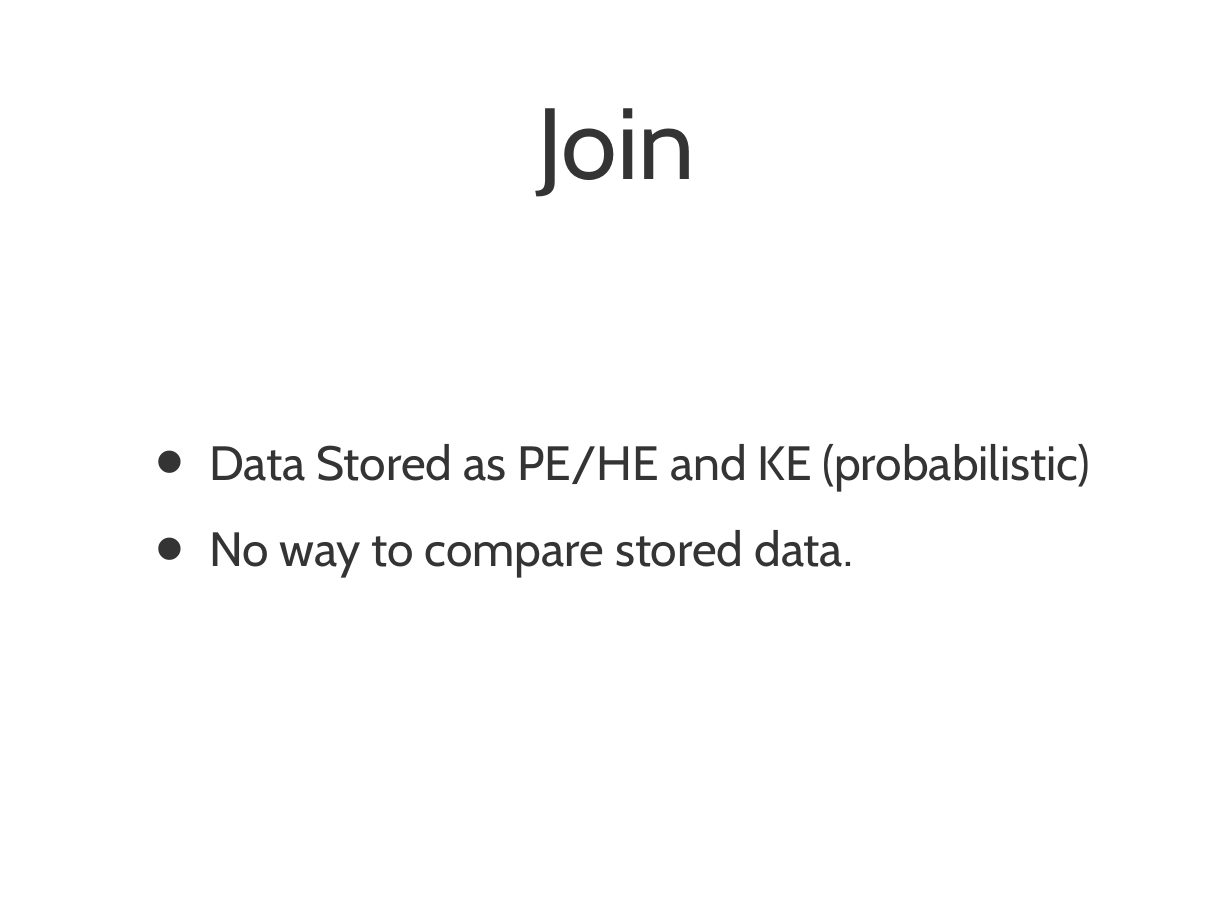
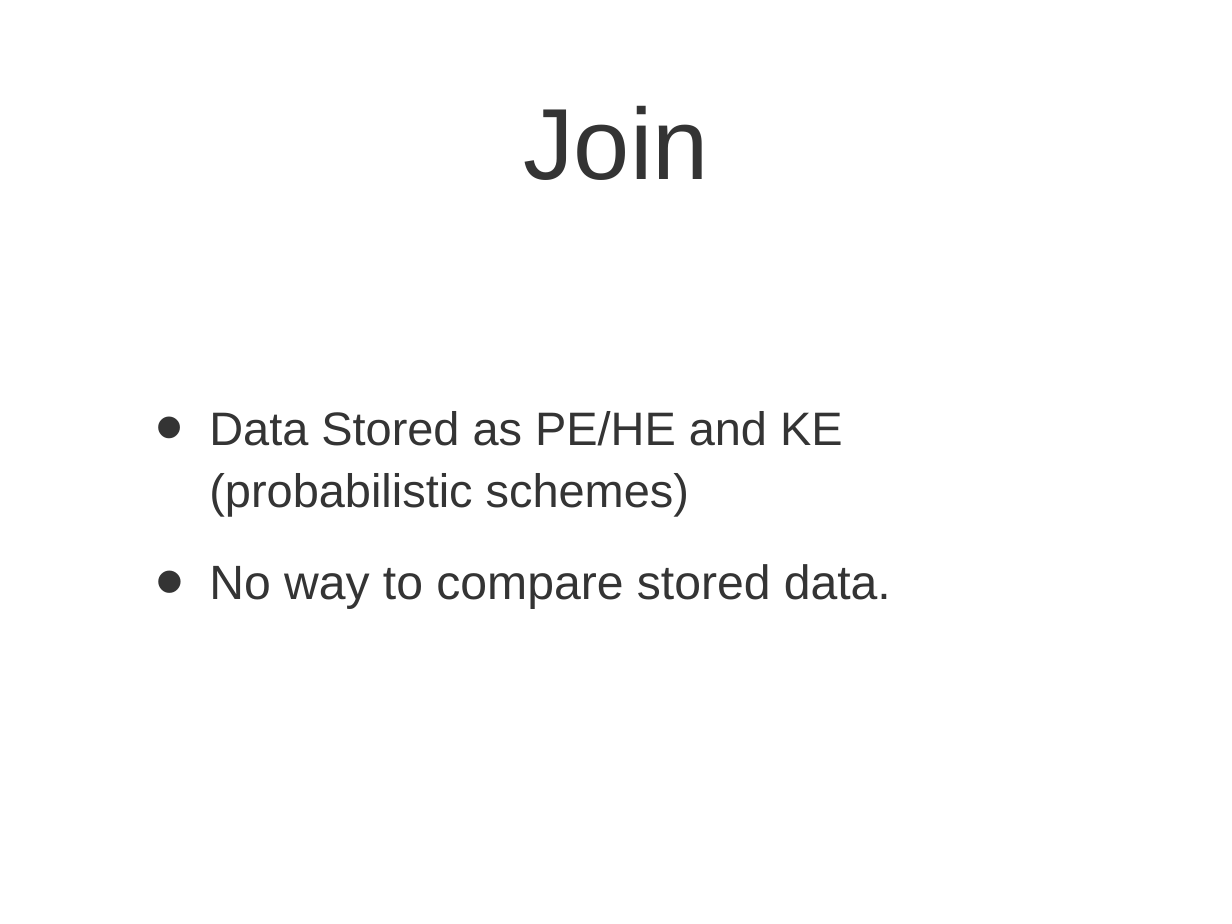
Before and after one commit to rexos/rexos.github.io, a slide deck: slide 16 of presentation.ppt. Drawn at 1232x924 pixels with LibreOffice and Linux fonts; fonts in the diff are those of the drawing. Boxes give left, top, right and bottom in pixels: in the first picture for what was removed or moved away, otherwise in the second. Text is boxed around its words. In the diff, an @@ line names an element or a change of style, - is before the commit and + after.

```diff
--- a/presentation.ppt
+++ b/presentation.ppt
@@ title "Join" at (x1=523, y1=105, x2=708, y2=180): font Cabin to Arial @@
@@ text at (x1=209, y1=411, x2=843, y2=516): text changed; size 40 to 39 pt; font Cabin to Arial @@
-• Data Stored as PE/HE and KE (probabilistic)
+• Data Stored as PE/HE and KE (probabilistic schemes)
@@ text at (x1=209, y1=564, x2=891, y2=609): font Cabin to Arial in "No way to compare stored data."; line spacing 1 to 1.1 @@
```
Also in this commit, not shown: 20 other slides changed.
